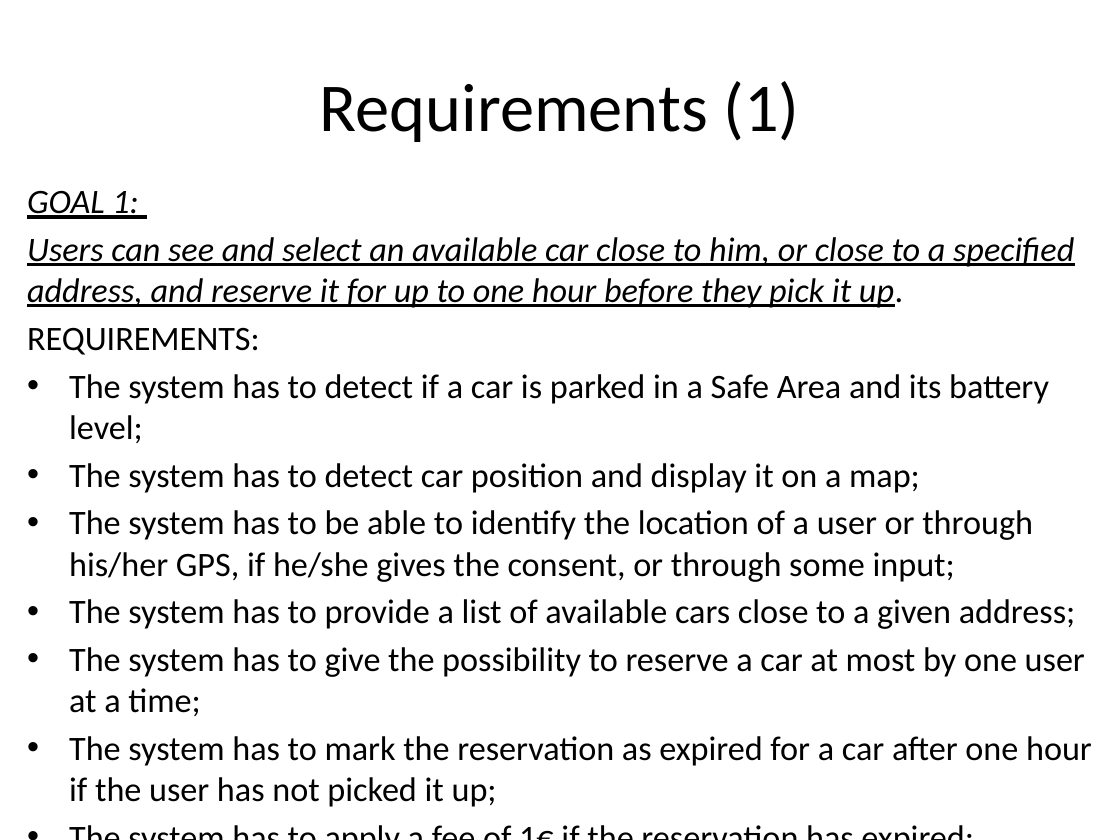
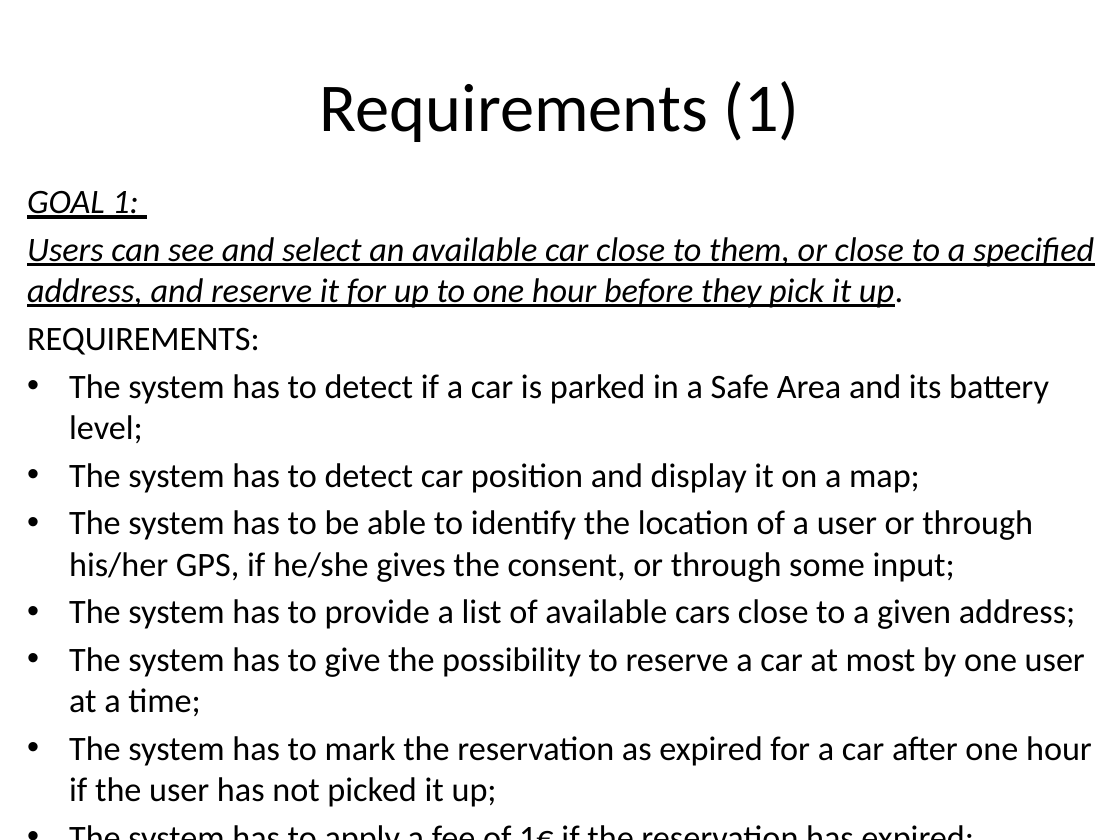
Before and after one commit to cattaneo-riccardo/PowerEnjoy, a slide deck: slide 9 of RASD/presentation/RASD_presentation.pptx. Drawn at 1120x840 pixels with LibreOffice and Linux fonts; fonts in the diff are those of the drawing. Boxes give left, top, right and bottom in pixels: in the first picture for what was removed or moved away, otherwise in the second. Text is boxed around its words. In the diff, an @@ line names an element or a change of style, - is before the commit and + after.

Commit message:
presentation finished

```diff
--- a/RASD/presentation/RASD_presentation.pptx
+++ b/RASD/presentation/RASD_presentation.pptx
@@ text at box(27, 237, 1094, 308): text changed @@
-Users can see and select an available car close to him, or close to a specified address, and reserve it for up to one hour before they pick it up.
+Users can see and select an available car close to them, or close to a specified address, and reserve it for up to one hour before they pick it up.
```
Also in this commit, not shown: 4 other slides changed.
